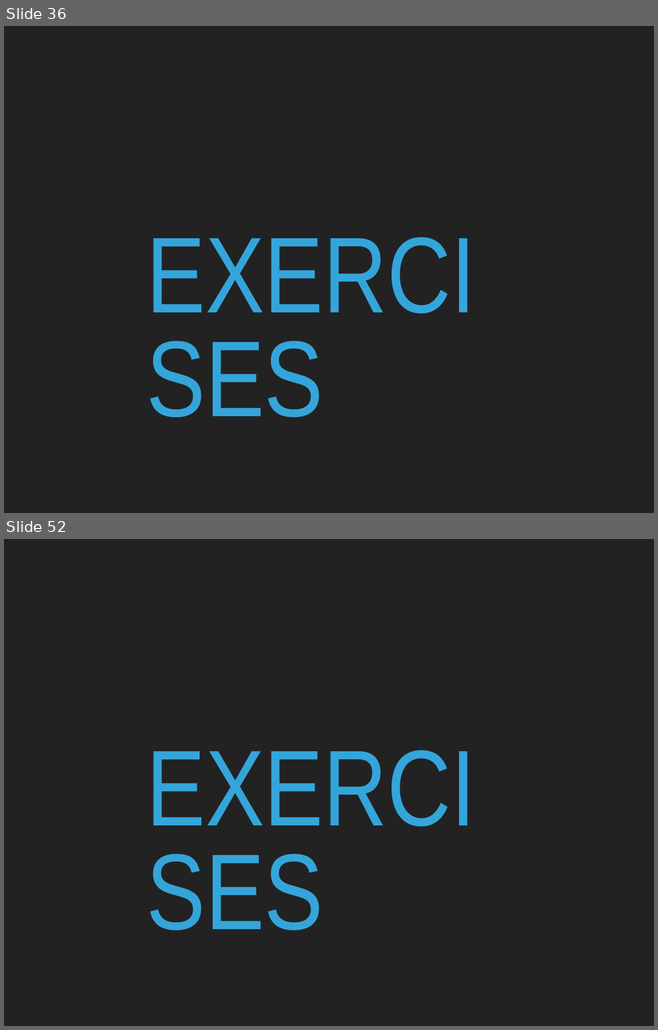
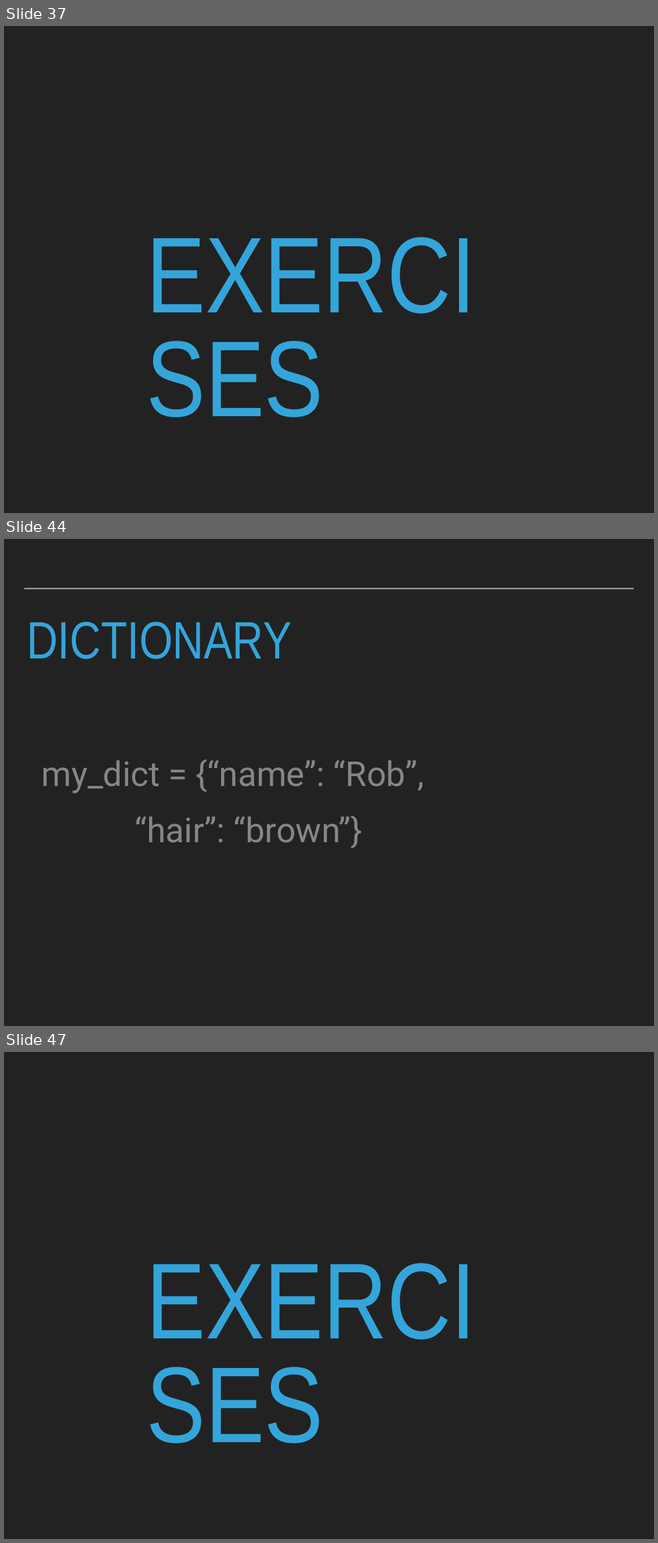
Before and after one commit to robcarrington/PythonInADay, a slide deck: Session2_Slides.pptx. Shown one above the other, each under a label of ours: slides 36 and 52 before the commit, slides 37, 44 and 47 after it; the slides between them are not shown. The pictures are 658x1030 and 658x1543 pixels, drawn with LibreOffice and Linux fonts; fonts in the diff are those of the drawing. Boxes give left, top, right and bottom in pixels: in the first picture for what was removed or moved away, otherwise in the second. Text is boxed around its words. In the diff, an @@ line names an element or a change of style, - is before the commit and + after.

```diff
--- a/Session2_Slides.pptx
+++ b/Session2_Slides.pptx
@@ slide 44 added at [4, 539, 654, 1026], background #222222 @@
@@ line added from (24, 589) to (633, 589), #A6AAA9 2 pt @@
@@ title added at [27, 622, 291, 659], 82.8 pt, text #34A5DA @@
+DICTIONARY
@@ text added at [41, 759, 424, 848], 54 pt, text #838787 @@
+my_dict = {“name”: “Rob”,
+“hair”: “brown”}
@@ what was slide 36 is now slide 37 @@
@@ what was slide 52 is now slide 47 @@
```
Also in this commit, not shown: 22 other slides added, 56 slides removed, 2 other files.
